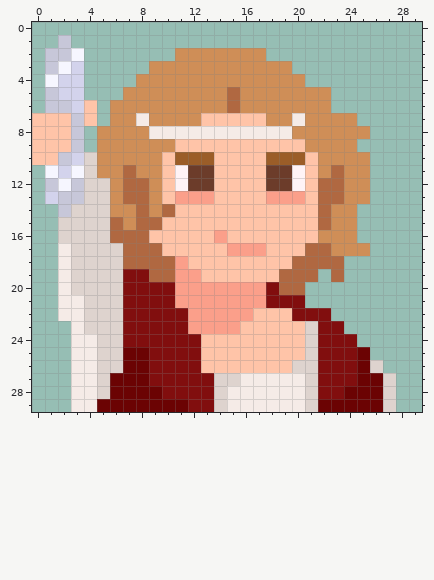
Two versions of one pixel-art sprite, react_main/src/images/roles/independent/magus-vivid.png. The picture above is the old version.
The file is 30x30 pixels. Pixels under 10% opacity are left out. Colours within 5 levels of each other are drawn and written as one.
The same view after the edit:
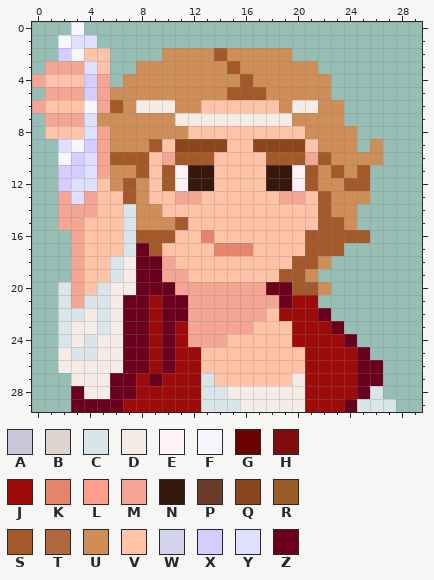
Palette (. is transparent): A #c7c7d9  B #ded3ce  C #dae5e9  D #f5ebe7  E #fff3f6  F #f6f6ff  G #6b0303  H #810e0e  J #9e0b0b  K #e6846c  L #fb9f8a  M #f4a594  N #35190f  P #6c3c2a  Q #8c461d  R #9b5d28  S #a3592a  T #b06841  U #cf8e57  V #ffc4a8  W #d3d3ec  X #d5ccff  Y #dfdfff  Z #6b001e
Difference:
Changed rows in their new state; - is an unchanged pixel.
first column x 0:
 0 ---F------------------------
 1 --FYY-----------------------
 2 -.X-VV----U---S---UU--------
 3 -MMMYV--U------S----UU------
 4 MVVVXM-U--------S----UU-----
 5 -MMMXMU--------SSS----------
 6 MVVVFMS-DDD--VVVVVV-DD-U----
 7 .MMMYU--U--DDDDDDDDDU---.---
 8 .--VYM---UUUVVVVVVVVV----.--
 9 ..YFXM---SVQQQQ--QQQQV----U-
10 ..FXYMSSSVMSSS----SSSMS---U-
11 -.XXYM-USVS-NN----NN-S-S-S--
12 -.XYYV-SUVS-NN----NN-SUUSS--
13 -.MYMVVSUV-MMV----VMM-SU----
14 --MMMVVCU-V-----------S-----
15 --MMVVVCUUUS----------SS----
16 --.MVVVCSSS--KV------SSSSS--
17 --.MVVVCZS----KKKV---SSS..--
18 --.MVVCDZZMV--------SSU.----
19 --.MVVCDZZMMV------SSU-.----
20 --CMVCDDZZZMMMMMMMZZSSU-----
21 --CMCCDZZJZZMMMMMMMZJJ------
22 --CCDCDZZJZZMMMMMM-JJJZ-----
23 --C-DCDZZJZJMMMMM---JJJZ----
24 --C-CDDZZJZJMMM-----JJJJZ---
25 --DCCDDZZJZJJ--------JJJJZ--
26 --D--DDZZJZJJ-------VJJJJZZ-
27 -----DZZJZJJJCVVVVVV-JJJJZZ.
28 ---Z-DZZJJJJJCC------JJJJZC.
29 ---ZZZZJJJJJJCCC-----JJJZCCC
Pixel boxes of the changes (left, top, right, bottom) in both pictures:
changed: (32, 22, 396, 412)
